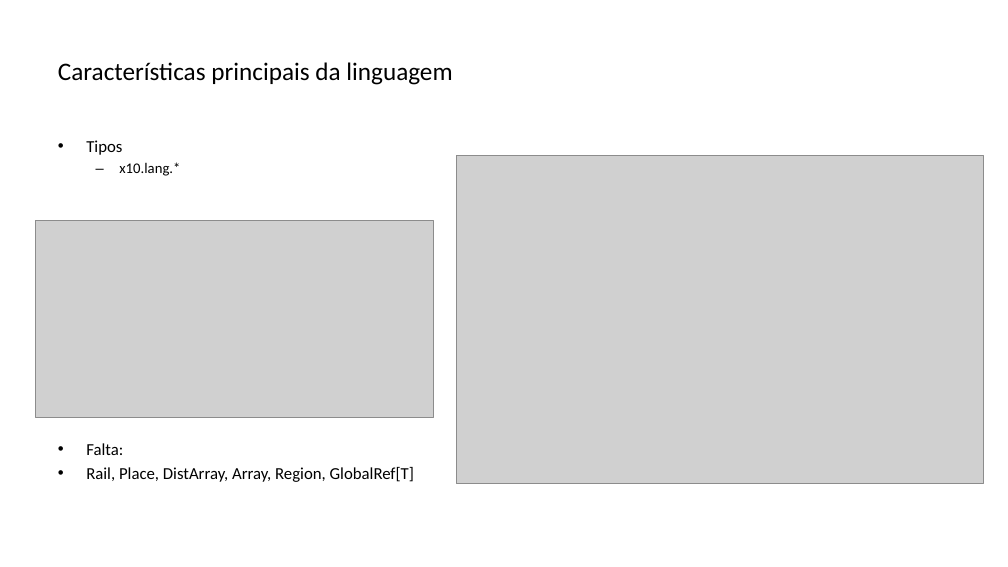
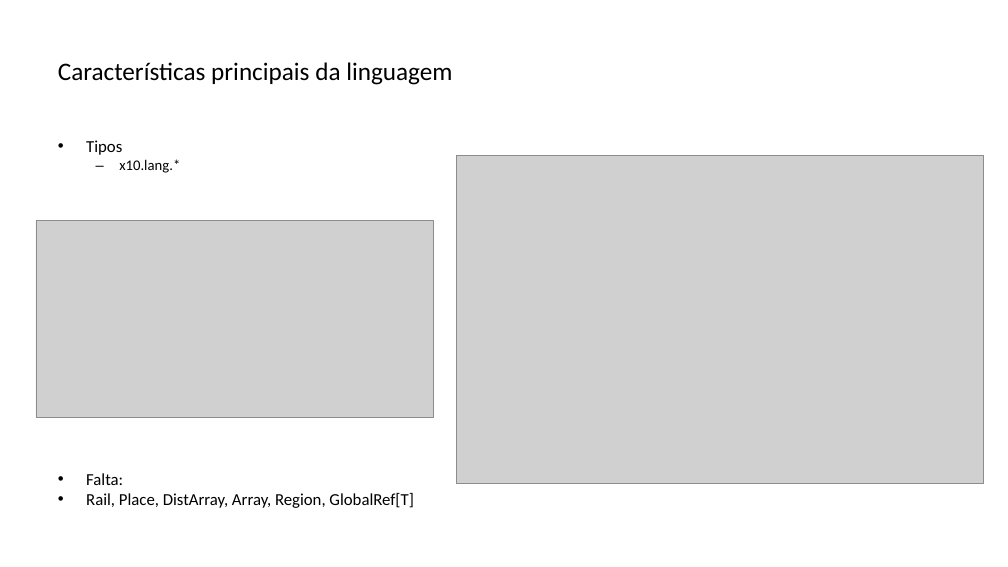
Before and after one commit to lquatrin/inf2591, a slide deck: slide 15 of x10.pptx (slide 9 before the commit). Drawn at 1008x567 pixels with LibreOffice and Linux fonts; fonts in the diff are those of the drawing; grey boxes stand for pictures. Boxes give left, top, right and bottom in pixels: in the first picture for what was removed or moved away, otherwise in the second. Text is boxed around its words. In the diff, an @@ line names an element or a change of style, - is before the commit and + after.

```diff
--- a/x10.pptx
+++ b/x10.pptx
@@ text "Tipos" at (x1=86, y1=140, x2=413, y2=508): indent changed; less space between paragraphs; columns 2 to 1 @@
```
Also in this commit, not shown: 20 other slides changed, 7 slides added, 1 slide removed.
